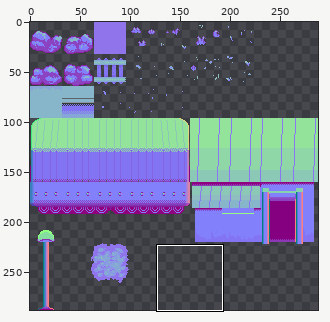
Sprite sheet, stored at TestesLuz/Assets/Sprites/Mapas/TilesNormal.png. Above, an overview of the earlier version with the close-up marked.
Close-up. Earlier state:
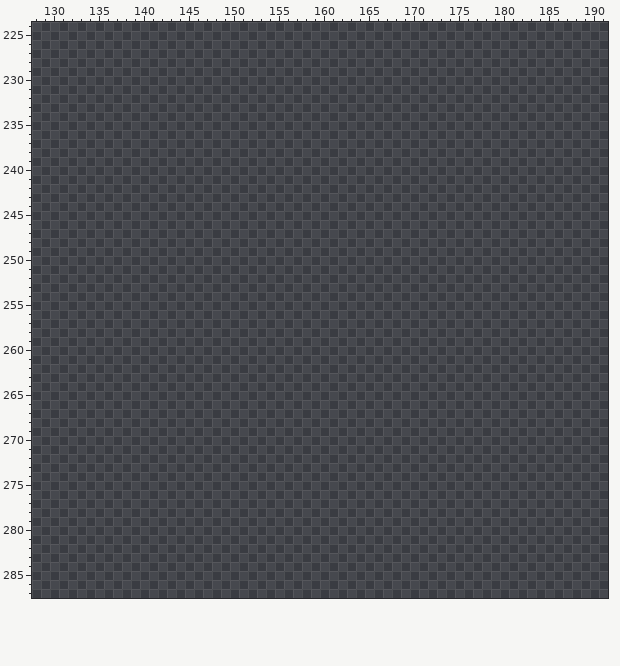
The file is 288x288 pixels. Colours within 5 levels of each other are drawn and written as one. Shown: x 128..191, y 224..287.
Palette (. is transparent): 
Pixels before (only the part around the change), first column x 128:
224 ................................................................
225 ................................................................
226 ................................................................
227 ................................................................
228 ................................................................
229 ................................................................
230 ................................................................
231 ................................................................
232 ................................................................
233 ................................................................
234 ................................................................
235 ................................................................
236 ................................................................
237 ................................................................
238 ................................................................
239 ................................................................
240 ................................................................
241 ................................................................
242 ................................................................
243 ................................................................
244 ................................................................
245 ................................................................
246 ................................................................
247 ................................................................
248 ................................................................
249 ................................................................
250 ................................................................
251 ................................................................
252 ................................................................
253 ................................................................
254 ................................................................
255 ................................................................
256 ................................................................
257 ................................................................
258 ................................................................
259 ................................................................
260 ................................................................
261 ................................................................
262 ................................................................
263 ................................................................
264 ................................................................
265 ................................................................
266 ................................................................
267 ................................................................
268 ................................................................
269 ................................................................
270 ................................................................
271 ................................................................
272 ................................................................
273 ................................................................
274 ................................................................
275 ................................................................
276 ................................................................
277 ................................................................
278 ................................................................
279 ................................................................
280 ................................................................
281 ................................................................
282 ................................................................
283 ................................................................
284 ................................................................
285 ................................................................
286 ................................................................
287 ................................................................
The same view after the edit:
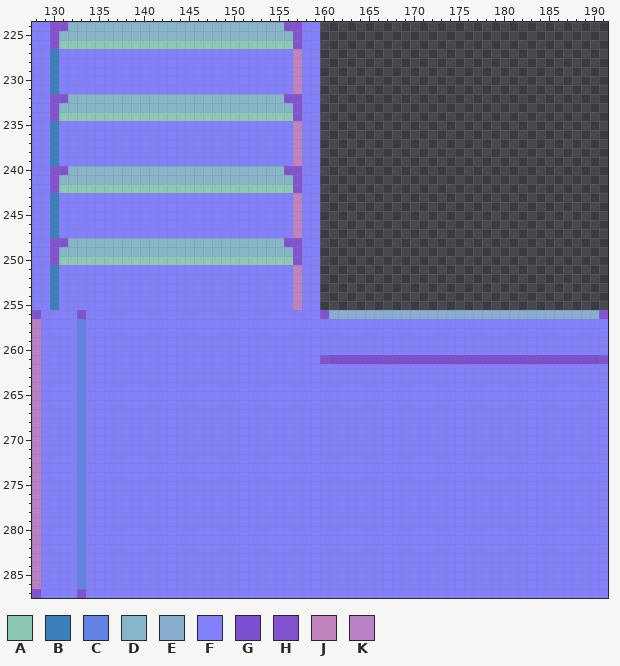
Colours new in this view: A #8bc8b6  B #3c80bb  C #6283e1  D #87b5c9  E #87add1  F #8380fc  G #7c4fce  H #8352d1  J #c083be  K #b980c6
What changed:
Changed rows in their new state; - is an unchanged pixel.
first column x 128:
224 FFHHDDDDDDDDDDDDDDDDDDDDDDDDHHFF--------------------------------
225 FFHDDDDDDDDDDDDDDDDDDDDDDDDDDHFF--------------------------------
226 FFHAAAAAAAAAAAAAAAAAAAAAAAAAAHFF--------------------------------
227 FFBFFFFFFFFFFFFFFFFFFFFFFFFFFJFF--------------------------------
228 FFBFFFFFFFFFFFFFFFFFFFFFFFFFFJFF--------------------------------
229 FFBFFFFFFFFFFFFFFFFFFFFFFFFFFJFF--------------------------------
230 FFBFFFFFFFFFFFFFFFFFFFFFFFFFFJFF--------------------------------
231 FFBFFFFFFFFFFFFFFFFFFFFFFFFFFJFF--------------------------------
232 FFHHDDDDDDDDDDDDDDDDDDDDDDDDHHFF--------------------------------
233 FFHDDDDDDDDDDDDDDDDDDDDDDDDDDHFF--------------------------------
234 FFHAAAAAAAAAAAAAAAAAAAAAAAAAAHFF--------------------------------
235 FFBFFFFFFFFFFFFFFFFFFFFFFFFFFJFF--------------------------------
236 FFBFFFFFFFFFFFFFFFFFFFFFFFFFFJFF--------------------------------
237 FFBFFFFFFFFFFFFFFFFFFFFFFFFFFJFF--------------------------------
238 FFBFFFFFFFFFFFFFFFFFFFFFFFFFFJFF--------------------------------
239 FFBFFFFFFFFFFFFFFFFFFFFFFFFFFJFF--------------------------------
240 FFHHDDDDDDDDDDDDDDDDDDDDDDDDHHFF--------------------------------
241 FFHDDDDDDDDDDDDDDDDDDDDDDDDDDHFF--------------------------------
242 FFHAAAAAAAAAAAAAAAAAAAAAAAAAAHFF--------------------------------
243 FFBFFFFFFFFFFFFFFFFFFFFFFFFFFJFF--------------------------------
244 FFBFFFFFFFFFFFFFFFFFFFFFFFFFFJFF--------------------------------
245 FFBFFFFFFFFFFFFFFFFFFFFFFFFFFJFF--------------------------------
246 FFBFFFFFFFFFFFFFFFFFFFFFFFFFFJFF--------------------------------
247 FFBFFFFFFFFFFFFFFFFFFFFFFFFFFJFF--------------------------------
248 FFHHDDDDDDDDDDDDDDDDDDDDDDDDHHFF--------------------------------
249 FFHDDDDDDDDDDDDDDDDDDDDDDDDDDHFF--------------------------------
250 FFHAAAAAAAAAAAAAAAAAAAAAAAAAAHFF--------------------------------
251 FFBFFFFFFFFFFFFFFFFFFFFFFFFFFJFF--------------------------------
252 FFBFFFFFFFFFFFFFFFFFFFFFFFFFFJFF--------------------------------
253 FFBFFFFFFFFFFFFFFFFFFFFFFFFFFJFF--------------------------------
254 FFBFFFFFFFFFFFFFFFFFFFFFFFFFFJFF--------------------------------
255 FFBFFFFFFFFFFFFFFFFFFFFFFFFFFJFF--------------------------------
256 HFFFFHFFFFFFFFFFFFFFFFFFFFFFFFFFHEEEEEEEEEEEEEEEEEEEEEEEEEEEEEEH
257 KFFFFCFFFFFFFFFFFFFFFFFFFFFFFFFFFFFFFFFFFFFFFFFFFFFFFFFFFFFFFFFF
258 KFFFFCFFFFFFFFFFFFFFFFFFFFFFFFFFFFFFFFFFFFFFFFFFFFFFFFFFFFFFFFFF
259 KFFFFCFFFFFFFFFFFFFFFFFFFFFFFFFFFFFFFFFFFFFFFFFFFFFFFFFFFFFFFFFF
260 KFFFFCFFFFFFFFFFFFFFFFFFFFFFFFFFFFFFFFFFFFFFFFFFFFFFFFFFFFFFFFFF
261 KFFFFCFFFFFFFFFFFFFFFFFFFFFFFFFFHGGGGGGGGGGGGGGGGGGGGGGGGGGGGGGH
262 KFFFFCFFFFFFFFFFFFFFFFFFFFFFFFFFFFFFFFFFFFFFFFFFFFFFFFFFFFFFFFFF
263 KFFFFCFFFFFFFFFFFFFFFFFFFFFFFFFFFFFFFFFFFFFFFFFFFFFFFFFFFFFFFFFF
264 KFFFFCFFFFFFFFFFFFFFFFFFFFFFFFFFFFFFFFFFFFFFFFFFFFFFFFFFFFFFFFFF
265 KFFFFCFFFFFFFFFFFFFFFFFFFFFFFFFFFFFFFFFFFFFFFFFFFFFFFFFFFFFFFFFF
266 KFFFFCFFFFFFFFFFFFFFFFFFFFFFFFFFFFFFFFFFFFFFFFFFFFFFFFFFFFFFFFFF
267 KFFFFCFFFFFFFFFFFFFFFFFFFFFFFFFFFFFFFFFFFFFFFFFFFFFFFFFFFFFFFFFF
268 KFFFFCFFFFFFFFFFFFFFFFFFFFFFFFFFFFFFFFFFFFFFFFFFFFFFFFFFFFFFFFFF
269 KFFFFCFFFFFFFFFFFFFFFFFFFFFFFFFFFFFFFFFFFFFFFFFFFFFFFFFFFFFFFFFF
270 KFFFFCFFFFFFFFFFFFFFFFFFFFFFFFFFFFFFFFFFFFFFFFFFFFFFFFFFFFFFFFFF
271 KFFFFCFFFFFFFFFFFFFFFFFFFFFFFFFFFFFFFFFFFFFFFFFFFFFFFFFFFFFFFFFF
272 KFFFFCFFFFFFFFFFFFFFFFFFFFFFFFFFFFFFFFFFFFFFFFFFFFFFFFFFFFFFFFFF
273 KFFFFCFFFFFFFFFFFFFFFFFFFFFFFFFFFFFFFFFFFFFFFFFFFFFFFFFFFFFFFFFF
274 KFFFFCFFFFFFFFFFFFFFFFFFFFFFFFFFFFFFFFFFFFFFFFFFFFFFFFFFFFFFFFFF
275 KFFFFCFFFFFFFFFFFFFFFFFFFFFFFFFFFFFFFFFFFFFFFFFFFFFFFFFFFFFFFFFF
276 KFFFFCFFFFFFFFFFFFFFFFFFFFFFFFFFFFFFFFFFFFFFFFFFFFFFFFFFFFFFFFFF
277 KFFFFCFFFFFFFFFFFFFFFFFFFFFFFFFFFFFFFFFFFFFFFFFFFFFFFFFFFFFFFFFF
278 KFFFFCFFFFFFFFFFFFFFFFFFFFFFFFFFFFFFFFFFFFFFFFFFFFFFFFFFFFFFFFFF
279 KFFFFCFFFFFFFFFFFFFFFFFFFFFFFFFFFFFFFFFFFFFFFFFFFFFFFFFFFFFFFFFF
280 KFFFFCFFFFFFFFFFFFFFFFFFFFFFFFFFFFFFFFFFFFFFFFFFFFFFFFFFFFFFFFFF
281 KFFFFCFFFFFFFFFFFFFFFFFFFFFFFFFFFFFFFFFFFFFFFFFFFFFFFFFFFFFFFFFF
282 KFFFFCFFFFFFFFFFFFFFFFFFFFFFFFFFFFFFFFFFFFFFFFFFFFFFFFFFFFFFFFFF
283 KFFFFCFFFFFFFFFFFFFFFFFFFFFFFFFFFFFFFFFFFFFFFFFFFFFFFFFFFFFFFFFF
284 KFFFFCFFFFFFFFFFFFFFFFFFFFFFFFFFFFFFFFFFFFFFFFFFFFFFFFFFFFFFFFFF
285 KFFFFCFFFFFFFFFFFFFFFFFFFFFFFFFFFFFFFFFFFFFFFFFFFFFFFFFFFFFFFFFF
286 KFFFFCFFFFFFFFFFFFFFFFFFFFFFFFFFFFFFFFFFFFFFFFFFFFFFFFFFFFFFFFFF
287 HFFFFHFFFFFFFFFFFFFFFFFFFFFFFFFFFFFFFFFFFFFFFFFFFFFFFFFFFFFFFFFF
Where, in picture pixels (left, top, right, bottom), the same in both close-ups:
added: (32, 22, 608, 598)
